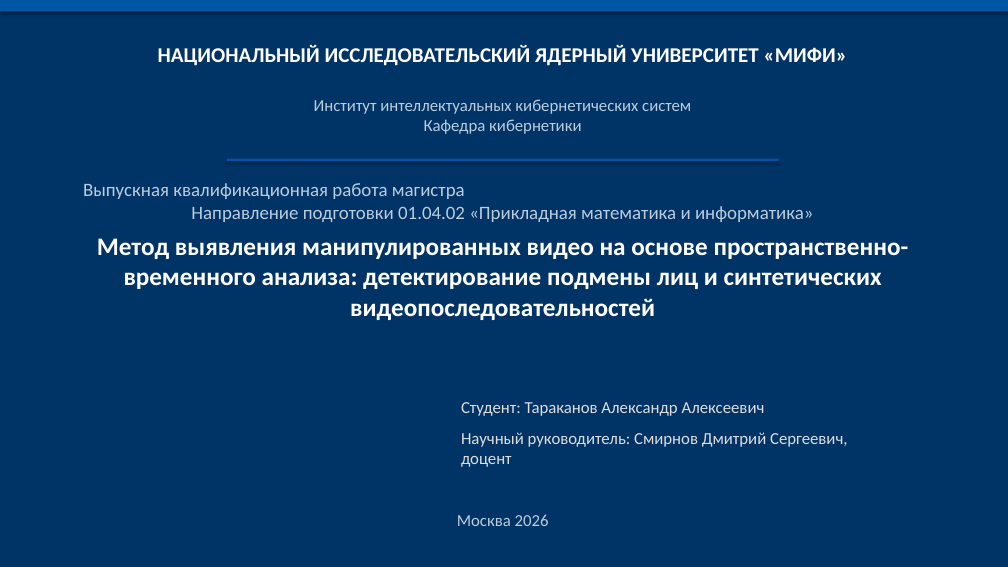
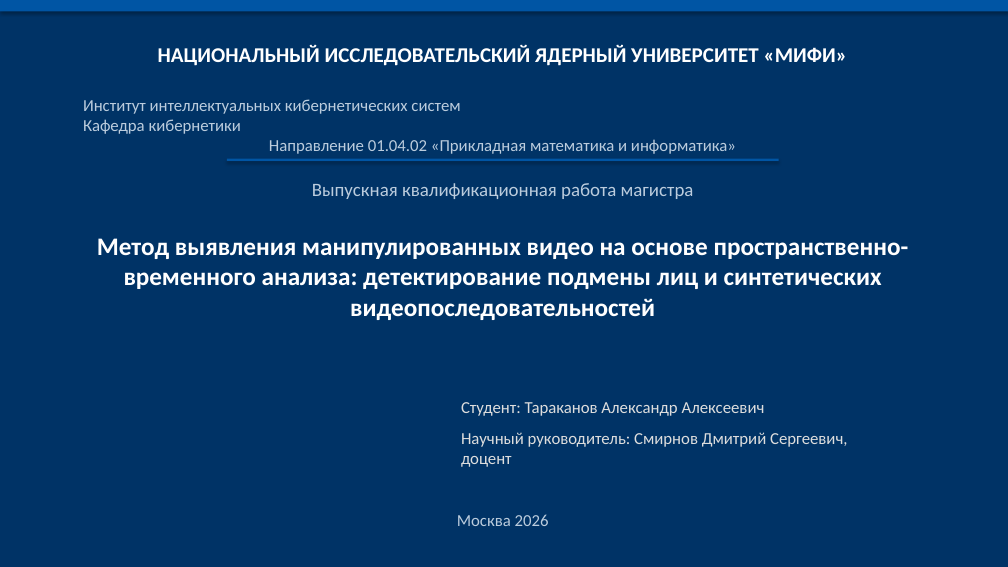
Before and after one commit to Jokeera/deepfake-detection, a slide deck: slide 1 of VKRDoc/Defense_Presentation.pptx. Drawn at 1008x567 pixels with LibreOffice and Linux fonts; fonts in the diff are those of the drawing. Boxes give left, top, right and bottom in pixels: in the first picture for what was removed or moved away, otherwise in the second. Text is boxed around its words. In the diff, an @@ line names an element or a change of style, - is before the commit and + after.

Commit message:
Fix flowchart and slide layout
- Redrew architecture diagram (Рисунок 3.1): vertical layout,
  no crossing lines, clean arrows
- Fixed slide 1: direction 01.04.02 on separate line

```diff
--- a/VKRDoc/Defense_Presentation.pptx
+++ b/VKRDoc/Defense_Presentation.pptx
@@ text at bbox=[83, 99, 736, 154]: text changed @@
-Институт интеллектуальных кибернетических систем
-Кафедра кибернетики
+Институт интеллектуальных кибернетических систем
+Кафедра кибернетики
+Направление 01.04.02 «Прикладная математика и информатика»
@@ text at bbox=[312, 183, 694, 199]: text changed @@
-Выпускная квалификационная работа магистра
-Направление подготовки 01.04.02 «Прикладная математика и информатика»
+Выпускная квалификационная работа магистра
```
Also in this commit, not shown: 1 other file.
